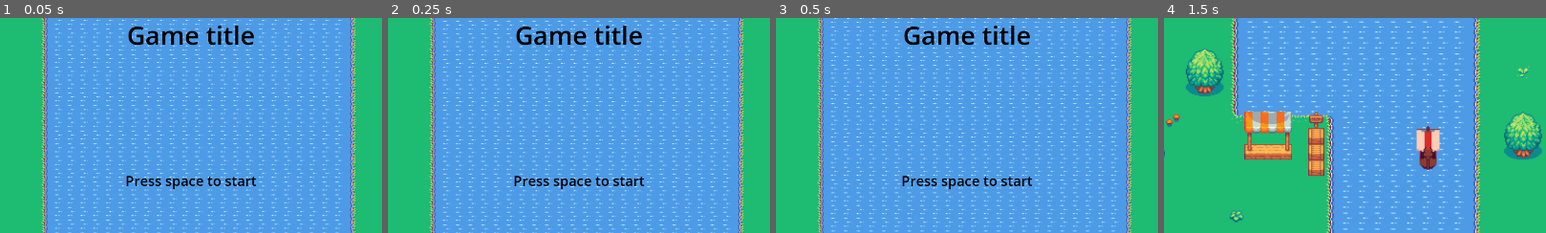
Above: before the commit, frames 1-4 (left to right).
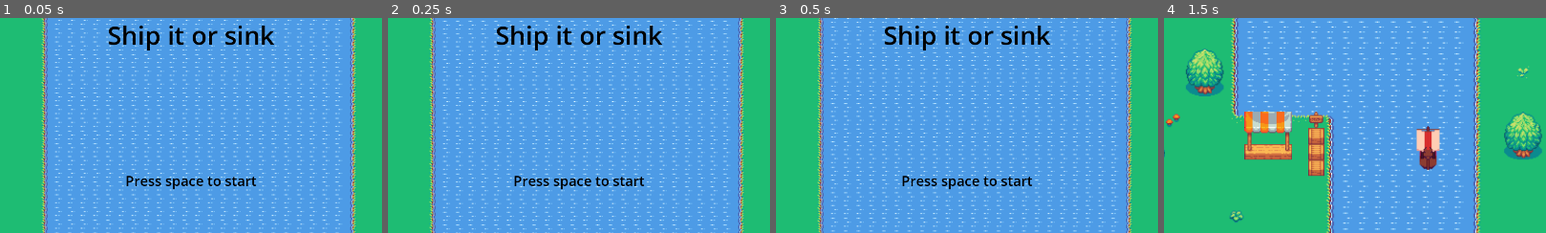
Above: after the commit, the same moments.

Repository: leonblum1208/nl_game_jam_3
Game: Godot game, scene res://scenes/ui/MainMenu.tscn
Same seed, same stepped clock (60 frames per second), same inputs: the game is played once before the commit and once after it.
Inputs:
- Up to frame 1 (0.05 s): no input
- Up to frame 2 (0.25 s): no input
- Up to frame 3 (0.5 s): no input
- Up to frame 4 (1.5 s): tap Space (ui_select) at 0.5, 0.6, 0.77, 1.07, 1.35 s; hold Right (ui_right) 0.53-1.28 s; hold Down (ui_down) from 1.28 s (still down)
The pictures show only the part of the screen within x 25-75%, y 33-83%; the shares and areas given below are measured in that part.

The runs differ from the first frame. In frame 1, 1.9% of the frame differs, in the area x 28-72%, y 3-16%; in frame 2, 1.9%; in frame 3, 1.9%; in frame 4, nothing differs.

Commit message:
game title

Diff:
--- a/project.godot
+++ b/project.godot
@@ -10,7 +10,7 @@
 
 [application]
 
-config/name="Shipping simulator"
+config/name="Ship it or sink"
 run/main_scene="uid://lvbytquniiwo"
 config/features=PackedStringArray("4.4", "Forward Plus")
 config/icon="uid://yarxhrrk8lfc"
--- a/scenes/ui/MainMenu.tscn
+++ b/scenes/ui/MainMenu.tscn
@@ -28,7 +28,7 @@
 grow_vertical = 2
 theme_override_colors/font_color = Color(0, 0, 0, 1)
 theme_override_font_sizes/font_size = 64
-text = "Game title"
+text = "Ship it or sink"
 horizontal_alignment = 1
 
 [node name="How to start" type="Label" parent="CanvasLayer"]
